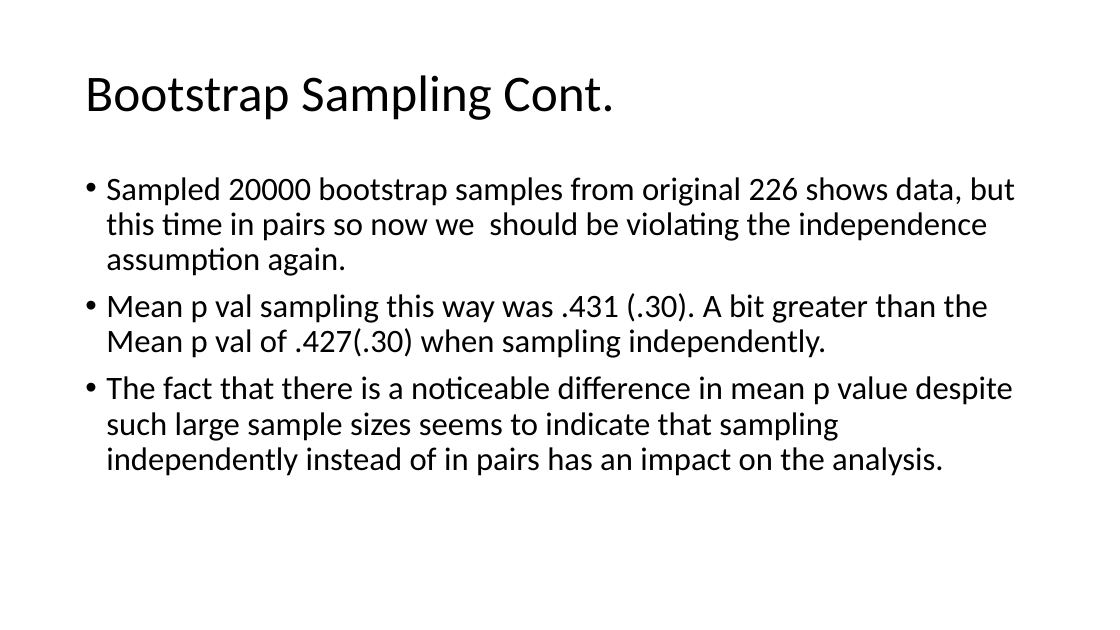
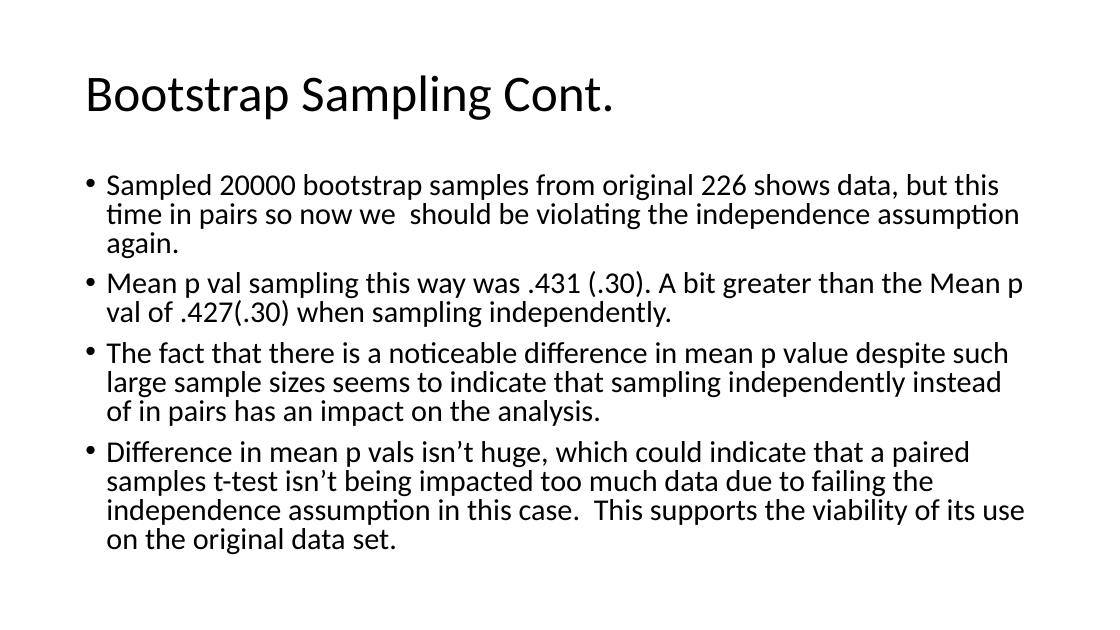
Before and after one commit to stat400-csu/project-8, a slide deck: slide 12 of 400 Presentation.pptx (slide 11 before the commit). Drawn at 1120x630 pixels with LibreOffice and Linux fonts; fonts in the diff are those of the drawing. Boxes give left, top, right and bottom in pixels: in the first picture for what was removed or moved away, otherwise in the second. Text is boxed around its words. In the diff, an @@ line names an element or a change of style, - is before the commit and + after.

```diff
--- a/400 Presentation.pptx
+++ b/400 Presentation.pptx
@@ text at box(106, 174, 1023, 426): size 28 to 25.9 pt in "Sampled 20000 bootstrap samples from original 226 ...", "Mean p val sampling this way was ...", "The fact that there is a noticeable ..."; line spacing 0.9 to 0.8 @@
@@ text at box(106, 441, 1025, 555): paragraph added @@
+• Difference in mean p vals isn’t huge, which could indicate that a paired samples t-test isn’t being impacted too much data due to failing the independence assumption in this case. This supports the viability of its use on the original data set.
```
Also in this commit, not shown: 1 slide added.
